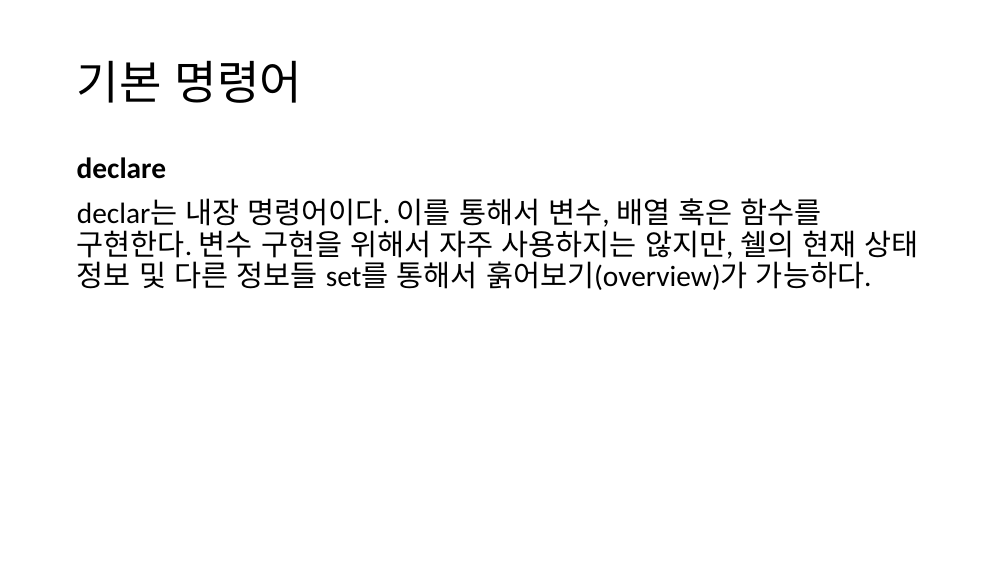
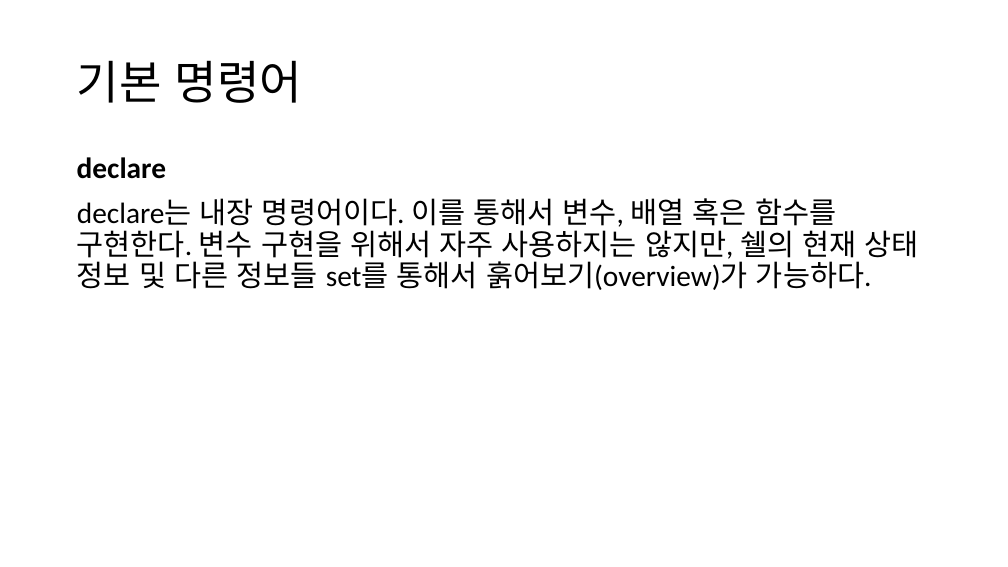
Before and after one commit to tangt64/training_memos, a slide deck: slide 81 of 쉘 + 앤서블.pptx (slide 68 before the commit). Drawn at 1008x567 pixels with LibreOffice and Linux fonts; fonts in the diff are those of the drawing. Boxes give left, top, right and bottom in pixels: in the first picture for what was removed or moved away, otherwise in the second. Text is boxed around its words. In the diff, an @@ line names an element or a change of style, - is before the commit and + after.

```diff
--- a/쉘 + 앤서블.pptx
+++ b/쉘 + 앤서블.pptx
@@ text at box(77, 198, 919, 290): text changed @@
-declar는 내장 명령어이다. 이를 통해서 변수, 배열 혹은 함수를 구현한다. 변수 구현을 위해서 자주 사용하지는 않지만, 쉘의 현재 상태 정보 및 다른 정보들 set를 통해서 훍어보기(overview)가 가능하다.
+declare는 내장 명령어이다. 이를 통해서 변수, 배열 혹은 함수를 구현한다. 변수 구현을 위해서 자주 사용하지는 않지만, 쉘의 현재 상태 정보 및 다른 정보들 set를 통해서 훍어보기(overview)가 가능하다.
```
Also in this commit, not shown: 18 other slides changed, 24 slides added, 1 slide removed.
